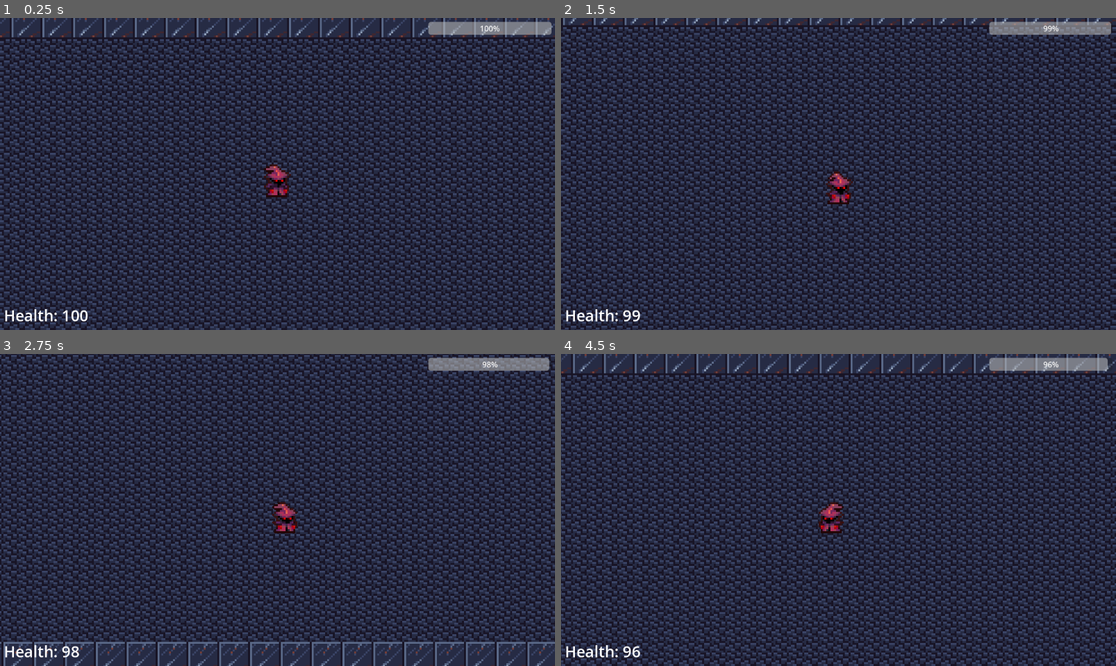
Above: before the commit, frames 1-4 (two rows, left to right).
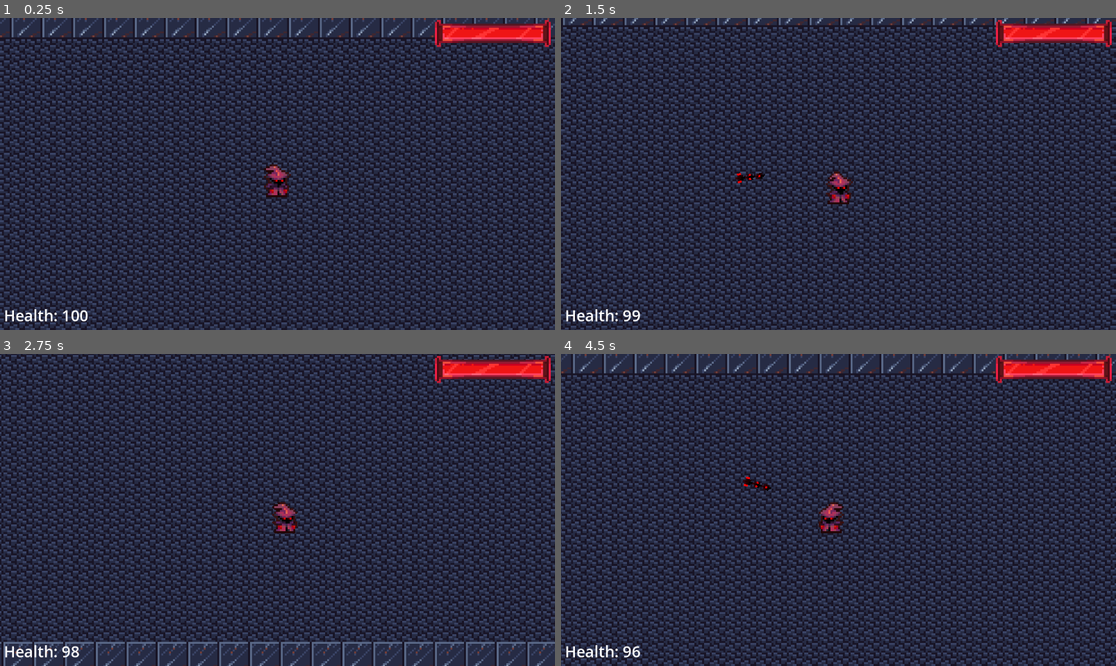
Above: after the commit, the same moments.

Repository: SyntaxBrew/exsanguine
Game: Godot game, scene res://main.tscn
Two runs of this game, one before a commit and one after it. Both use one fixed random seed, a clock stepped at 60 frames per second and the inputs below.
Inputs (mouse positions are in pixels of both pictures, inside the frame that each line leads up to):
- Up to frame 1 (0.25 s): no input
- Up to frame 2 (1.5 s): move the mouse to (960, 158) at 0.52 s; hold Right (move_right) 0.53-1.28 s; tap C (shoot, bound only after the commit) at 0.6, 1.35 s; move the mouse to (727, 189) at 1.27 s; hold Down (move_down) from 1.28 s (still down)
- Up to frame 3 (2.75 s): move the mouse to (333, 441) at 2.02 s; release Down (move_down) at 2.03 s; hold Right (move_right) from 2.03 s (still down); tap C (shoot, bound only after the commit) at 2.1 s
- Up to frame 4 (4.5 s): move the mouse to (810, 572) at 2.77 s; release Right (move_right) at 2.78 s; hold Up (move_up) 2.78-3.53 s; tap C (shoot, bound only after the commit) at 2.85, 3.6, 4.35 s; move the mouse to (1005, 556) at 3.52 s; hold Left (move_left) from 3.53 s (still down); move the mouse to (672, 463) at 4.27 s

The runs differ from the first frame. In frame 1, 1.5% of the frame differs, in the area x 77-100%, y 0-10%; in frame 2, 1.6%; in frame 3, 1.5%; in frame 4, 1.6%, in the area x 32-100%, y 0-44%.

Commit message:
Add healthbar texture and projectiles

Diff:
--- /dev/null
+++ b/Projectile.tscn
@@ -0,0 +1,16 @@
+[gd_scene load_steps=4 format=3 uid="uid://ciu11n8vru0df"]
+
+[ext_resource type="Script" uid="uid://cophhhwpd53c1" path="res://projectile.gd" id="1_t7eop"]
+[ext_resource type="Texture2D" uid="uid://bayn45reyuj0n" path="res://projectile.png" id="2_e7peq"]
+
+[sub_resource type="RectangleShape2D" id="RectangleShape2D_e7peq"]
+size = Vector2(14, 4)
+
+[node name="Projectile" type="Area2D"]
+script = ExtResource("1_t7eop")
+
+[node name="Sprite2D" type="Sprite2D" parent="."]
+texture = ExtResource("2_e7peq")
+
+[node name="CollisionShape2D" type="CollisionShape2D" parent="."]
+shape = SubResource("RectangleShape2D_e7peq")
--- a/main.tscn
+++ b/main.tscn
@@ -1,9 +1,12 @@
-[gd_scene load_steps=7 format=4 uid="uid://bd0addve0lcw1"]
+[gd_scene load_steps=10 format=4 uid="uid://bd0addve0lcw1"]
 
 [ext_resource type="Script" uid="uid://6f4pq0gco2r7" path="res://main.gd" id="1_h2yge"]
 [ext_resource type="PackedScene" uid="uid://kmv1o2l3necm" path="res://player.tscn" id="1_ig7tw"]
 [ext_resource type="Texture2D" uid="uid://df4bdhlqig8wj" path="res://tilemap.png" id="2_0xm2m"]
-[ext_resource type="Script" uid="uid://cm404614hpoyq" path="res://progress_bar.gd" id="4_1bvp3"]
+[ext_resource type="PackedScene" uid="uid://ciu11n8vru0df" path="res://Projectile.tscn" id="4_lquwl"]
+[ext_resource type="Texture2D" uid="uid://ob5x4p6m2h7o" path="res://outer_bar.png" id="6_5vw27"]
+[ext_resource type="Texture2D" uid="uid://deu8xiixtg5pl" path="res://inner_bar.png" id="7_kek77"]
+[ext_resource type="Script" uid="uid://clbs1fjhi4a3l" path="res://texture_progress_bar.gd" id="8_4c57u"]
 
 [sub_resource type="TileSetAtlasSource" id="TileSetAtlasSource_0xm2m"]
 texture = ExtResource("2_0xm2m")
@@ -635,6 +638,7 @@
 position = Vector2(228, 87)
 scale = Vector2(0.5, 0.5)
 health_label = NodePath("../HUD/Health")
+projectile_scene = ExtResource("4_lquwl")
 
 [node name="HUD" type="CanvasLayer" parent="."]
 
@@ -646,19 +650,20 @@
 theme_override_font_sizes/font_size = 32
 text = "Health: 100"
 
-[node name="ProgressBar" type="ProgressBar" parent="HUD" node_paths=PackedStringArray("player")]
+[node name="TextureProgressBar" type="TextureProgressBar" parent="HUD" node_paths=PackedStringArray("player")]
 anchors_preset = 1
 anchor_left = 1.0
 anchor_right = 1.0
-offset_left = -263.0
-offset_top = 8.0
-offset_right = -7.0
-offset_bottom = 35.0
+offset_left = -257.0
+offset_right = -193.0
+offset_bottom = 40.0
 grow_horizontal = 0
-script = ExtResource("4_1bvp3")
+scale = Vector2(4, 4)
+texture_under = ExtResource("6_5vw27")
+texture_progress = ExtResource("7_kek77")
+script = ExtResource("8_4c57u")
 player = NodePath("../../Player")
 
 [node name="DamageTimer" type="Timer" parent="."]
 
-[connection signal="HealthChanged" from="Player" to="HUD/ProgressBar" method="update"]
 [connection signal="timeout" from="DamageTimer" to="Player" method="_on_damage_timer_timeout"]
--- a/player.gd
+++ b/player.gd
@@ -6,21 +6,40 @@
 
 @export var speed = 50
 var screen_size
-
+@export var projectile_scene: PackedScene
 @export var max_health = 100
 @export var health = 100
+
+
 
 func _ready():
 	screen_size = get_viewport_rect().size
 	print("Player Loaded")
 
+
+
 func _on_damage_timer_timeout():
 	health -= 1
 	HealthChanged.emit()
 
+func shoot_projectile():
+	if not projectile_scene:
+		return
+
+	var projectile = projectile_scene.instantiate()
+	get_parent().add_child(projectile)
+	projectile.position = global_position
+
+	# direction vector toward mouse
+	projectile.direction = (get_global_mouse_position() - global_position).normalized()
+
+	# rotate the projectile to face that direction
+	projectile.rotation = projectile.direction.angle()
+
 func _process(delta):
 	health_label.text = "Health: " + str(health)
-
+	if Input.is_action_just_pressed("shoot"):
+		shoot_projectile()
 
 	var direction = Vector2.ZERO
 	if Input.is_action_pressed("move_up"):
--- a/project.godot
+++ b/project.godot
@@ -37,6 +37,11 @@
 "events": [Object(InputEventKey,"resource_local_to_scene":false,"resource_name":"","device":-1,"window_id":0,"alt_press …(195 unchanged characters)…
 ]
 }
+shoot={
+"deadzone": 0.2,
+"events": [Object(InputEventKey,"resource_local_to_scene":false,"resource_name":"","device":-1,"window_id":0,"alt_pressed":false,"shift_pressed":false,"ctrl_pressed":false,"meta_pressed":false,"pressed":false,"keycode":0,"physical_keycode":67,"key_label":0,"unicode":99,"location":0,"echo":false,"script":null)
+]
+}
 
 [rendering]
 
--- /dev/null
+++ b/projectile.gd
@@ -0,0 +1,10 @@
+extends Node2D
+
+@export var speed := 400
+var direction := Vector2.ZERO
+
+func _process(delta):
+	position += direction * speed * delta
+	# remove if offscreen
+	if not get_viewport_rect().has_point(position):
+		queue_free()
--- /dev/null
+++ b/texture_progress_bar.gd
@@ -0,0 +1,9 @@
+extends TextureProgressBar
+
+@export var player: Player
+
+func _ready():
+	update()
+
+func update():
+	value = player.health * 100 / player.max_health
Binary file added: inner_bar.png
Not shown, added: inner_bar.png.import
Binary file added: outer_bar.png
Not shown, added: outer_bar.png.import
Not shown, added: projectile.gd.uid
Binary file added: projectile.png
Not shown, added: projectile.png.import
Not shown, added: texture_progress_bar.gd.uid
